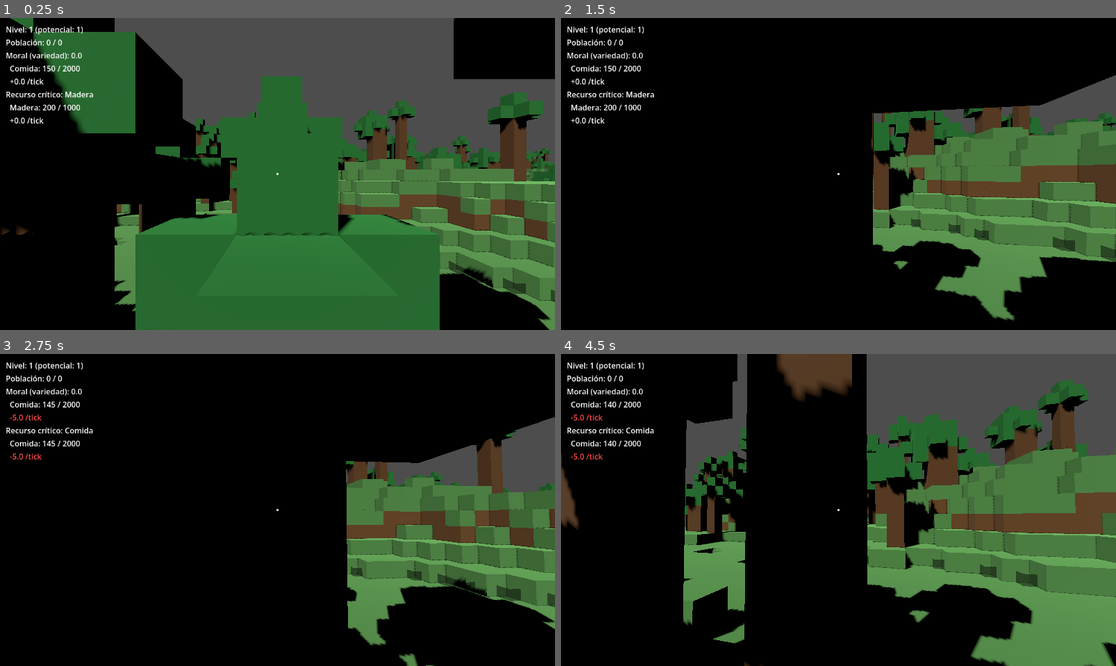
Above: before the commit, frames 1-4 (two rows, left to right).
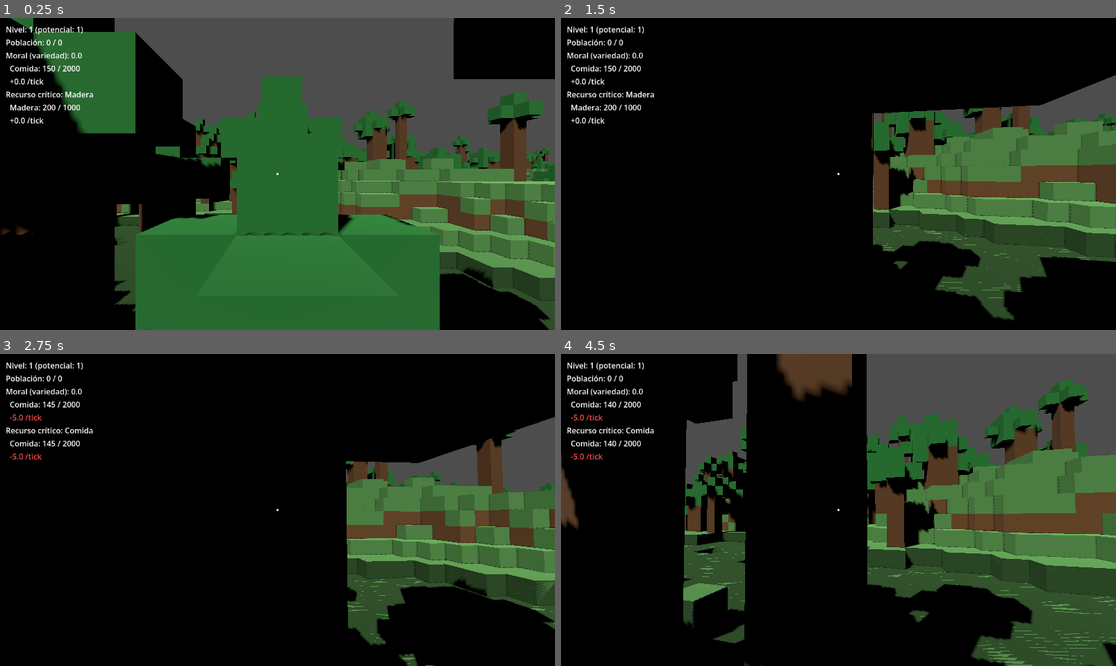
Above: after the commit, the same moments.

Repository: gigalipa/craft-to-nation
Game: Godot game, scene res://scenes/Main.tscn
The game is run twice, just before and just after one commit, with the same random seed, the same clock (stepped at 60 frames per second) and the same inputs.
Inputs (mouse positions are in pixels of both pictures, inside the frame that each line leads up to):
- Up to frame 1 (0.25 s): no input
- Up to frame 2 (1.5 s): tap Enter at 0.5 s; move the mouse to (866, 174) at 0.52 s; hold Shift 0.53-1.28 s; hold W from 0.53 s (still down); click (866, 174) at 0.67 s; tap Space at 0.77 s; move the mouse to (810, 174) at 1.27 s; tap Ctrl at 1.35 s
- Up to frame 3 (2.75 s): keep holding W; tap Space at 1.52 s; move the mouse to (288, 503) at 2.02 s; hold Q from 2.03 s (still down)
- Up to frame 4 (4.5 s): keep holding W; tap Space at 2.75, 3.02, 3.77 s; move the mouse to (832, 516) at 2.77 s; release Q at 2.78 s; tap E at 2.85 s; click (832, 516) at 2.92 s; move the mouse to (877, 513) at 3.52 s; tap 1 at 3.6 s; move the mouse to (794, 506) at 4.27 s; tap 2 at 4.35 s

The runs differ from the first frame. In frame 1, 2.4% of the frame differs, in the area x 20-100%, y 62-100%; in frame 2, 5.9%; in frame 3, 3.7%; in frame 4, 11%, in the area x 22-100%, y 55-100%.

Commit message:
fix: corrige el desfase de media celda en la geometría translúcida y agrupa reconstrucciones por chunk
Co-Authored-By: Claude Sonnet 5 <noreply@anthropic.com>
Claude-Session: https://claude.ai/code/session_01SJTyjZex75AFX3j4vFf7i6

Diff:
--- a/godot/scripts/TranslucidosRenderer.gd
+++ b/godot/scripts/TranslucidosRenderer.gd
@@ -16,6 +16,11 @@
 const MATERIAL_VENTANA := preload("res://assets/mat_ventana.tres")
 
 const CHUNK_SIZE := 16
+
+## Mismo desfase que CamaraCenital.gd/ZonaOverlay.gd: una celda "celda"
+## ocupa el rango [celda, celda+1] en cada eje, así que su CENTRO real está
+## en celda + DESF, no en celda — ver _reconstruir_chunk().
+const DESF := 0.5
 
 ## Para cada dirección cardinal (una de VoxelWorld.VECINOS_3D), los dos ejes
 ## tangentes [u, v] de la cara perpendicular a esa dirección, en el orden
@@ -39,6 +44,7 @@
 
 var _material_por_tipo: Dictionary = {}  # String -> Material
 var _mesh_por_chunk: Dictionary = {}  # String -> Dictionary (Vector3i -> MeshInstance3D)
+var _chunks_sucios: Dictionary = {}  # Vector3i -> true, ver _on_bloque_translucido_cambiado()
 
 
 ## Clave de chunk de "celda" — división de PISO real (floori()), no
@@ -88,6 +94,7 @@
 func _indexar_materiales() -> void:
 	_material_por_tipo["agua"] = MATERIAL_AGUA
 	_material_por_tipo["ventana"] = MATERIAL_VENTANA
+	assert(_material_por_tipo.size() == VoxelWorld.TIPOS_TRANSLUCIDOS.size(), "cada tipo en VoxelWorld.TIPOS_TRANSLUCIDOS necesita un material aquí")
 
 
 func _agregar_cara(st: SurfaceTool, centro: Vector3, direccion: Vector3i) -> void:
@@ -123,7 +130,7 @@
 					var tipo_vecino: String = voxel_world.obtener_tipo(vecino)
 					if not _cara_visible(tipo, tipo_vecino):
 						continue
-					_agregar_cara(st, Vector3(celda), direccion)
+					_agregar_cara(st, Vector3(celda) + Vector3.ONE * DESF, direccion)
 					hay_caras = true
 
 	if not hay_caras:
@@ -172,14 +179,28 @@
 ## los hijos ejecutan _ready() antes que su padre, y "voxel_world" todavía
 ## no estaría asignado). Marca sucios el chunk de "celda" y los de sus 6
 ## vecinos directos (una celda en el borde de un chunk afecta el cálculo de
-## caras expuestas del chunk vecino también) y los reconstruye de inmediato
-## para AMBOS tipos translúcidos — evento raro (un bloque a la vez), así
-## que reconstruir de más no es un problema de rendimiento.
+## caras expuestas del chunk vecino también) — NO reconstruye de inmediato:
+## drenar_agua()/eliminar_edificio() (VoxelWorld.gd, ya existentes) emiten
+## esta señal muchas veces en una sola acción del jugador (una columna de
+## agua entera, un edificio completo), así que reconstruir en cada emisión
+## rehace el mismo chunk una y otra vez dentro de esa misma acción. Ver
+## flush_pendientes().
 func _on_bloque_translucido_cambiado(celda: Vector3i) -> void:
-	var chunks_afectados: Dictionary = {}  # Vector3i -> true
-	chunks_afectados[_chunk_de(celda)] = true
+	_chunks_sucios[_chunk_de(celda)] = true
 	for delta: Vector3i in VoxelWorld.VECINOS_3D:
-		chunks_afectados[_chunk_de(celda + delta)] = true
-	for chunk in chunks_afectados:
+		_chunks_sucios[_chunk_de(celda + delta)] = true
+
+
+## Reconstruye todos los chunks marcados sucios desde la última llamada, y
+## limpia el registro — llamado desde _process() en juego real, y
+## directamente por las pruebas para forzar el vaciado sin depender del
+## bucle de frames (que no corre en instancias fuera del árbol).
+func flush_pendientes() -> void:
+	for chunk in _chunks_sucios:
 		for tipo in VoxelWorld.TIPOS_TRANSLUCIDOS:
 			_reconstruir_chunk(chunk, tipo)
+	_chunks_sucios.clear()
+
+
+func _process(_delta: float) -> void:
+	flush_pendientes()
--- a/godot/scripts/TranslucidosRendererTest.gd
+++ b/godot/scripts/TranslucidosRendererTest.gd
@@ -135,7 +135,17 @@
 	var instancia_t6: MeshInstance3D = render_t6._mesh_por_chunk["agua"][chunk_t6]
 	var conteo_vertices_t6: int = instancia_t6.mesh.surface_get_arrays(0)[Mesh.ARRAY_VERTEX].size()
 	assert(conteo_vertices_t6 == 6 * 6, "una celda de agua sola (junto a un sólido, no otra agua) debe exponer sus 6 caras completas")
-	print("OK: una celda de agua junto a un bloque sólido dibuja las 6 caras completas (la pared no es del mismo tipo translúcido).")
+	# El único bloque "agua" de este chunk está en la celda (0,0,0), que por
+	# convención (misma que CamaraCenital.gd/ZonaOverlay.gd: DESF := 0.5
+	# recentra la esquina al centro) ocupa el rango de mundo [0,1] en cada
+	# eje — NO [-0.5, 0.5]. Esto pin-ea la POSICIÓN real de la geometría, no
+	# solo su conteo: un desfase global de media celda (el bug real que
+	# motivó este fix) no cambia el conteo de vértices pero sí los saca de
+	# este rango.
+	var vertices_t6: PackedVector3Array = instancia_t6.mesh.surface_get_arrays(0)[Mesh.ARRAY_VERTEX]
+	for v: Vector3 in vertices_t6:
+		assert(v.x >= 0.0 and v.x <= 1.0 and v.y >= 0.0 and v.y <= 1.0 and v.z >= 0.0 and v.z <= 1.0, "cada vértice de la celda de agua (0,0,0) debe caer en [0,1] por eje, dio %s" % v)
+	print("OK: una celda de agua junto a un bloque sólido dibuja las 6 caras completas (la pared no es del mismo tipo translúcido), en el rango de mundo correcto (celda N ocupa [N, N+1]).")
 
 	print("\n=== TEST 7: la reconstrucción incremental (señal) converge al mismo resultado que reconstruir_todo() ===")
 	var mundo_t7: Node = VoxelWorld.new()
@@ -146,8 +156,13 @@
 	render_t7.voxel_world = mundo_t7
 	render_t7._indexar_materiales()
 	mundo_t7.bloque_translucido_cambiado.connect(render_t7._on_bloque_translucido_cambiado)
-	mundo_t7.colocar_bloque(Vector3i(0, 0, 0), "agua")  # dispara la señal -> reconstrucción incremental
-	mundo_t7.colocar_bloque(Vector3i(1, 0, 0), "agua")  # dispara la señal de nuevo, sobre el chunk ya construido
+	mundo_t7.colocar_bloque(Vector3i(0, 0, 0), "agua")  # dispara la señal -> marca chunk sucio
+	mundo_t7.colocar_bloque(Vector3i(1, 0, 0), "agua")  # dispara la señal de nuevo, mismo chunk
+	# La reconstrucción ya no es síncrona dentro del handler de la señal (ver
+	# _on_bloque_translucido_cambiado()/flush_pendientes() — se agrupan los
+	# chunks sucios y se reconstruyen juntos). En juego real esto lo dispara
+	# _process(); aquí, fuera del árbol, se fuerza explícitamente.
+	render_t7.flush_pendientes()
 	var chunk_t7: Vector3i = TranslucidosRendererScript._chunk_de(Vector3i(0, 0, 0))
 	var conteo_incremental_t7: int = render_t7._mesh_por_chunk["agua"][chunk_t7].mesh.surface_get_arrays(0)[Mesh.ARRAY_VERTEX].size()
 	assert(conteo_incremental_t7 == 10 * 6, "el camino incremental debe dar el mismo resultado que reconstruir_todo() (TEST 5) para el mismo estado final")
Not shown, added: godot/scripts/Blueprints.gd.uid
Not shown, added: godot/scripts/BlueprintsTest.gd.uid
Not shown, added: godot/scripts/Construccion.gd.uid
Not shown, added: godot/scripts/ConstruccionTest.gd.uid
Not shown, added: godot/scripts/TranslucidosRenderer.gd.uid
Not shown, added: godot/scripts/TranslucidosRendererTest.gd.uid
Not shown, changed: docs/superpowers/specs/2026-09-13-culling-caras-translucidas-design.md
